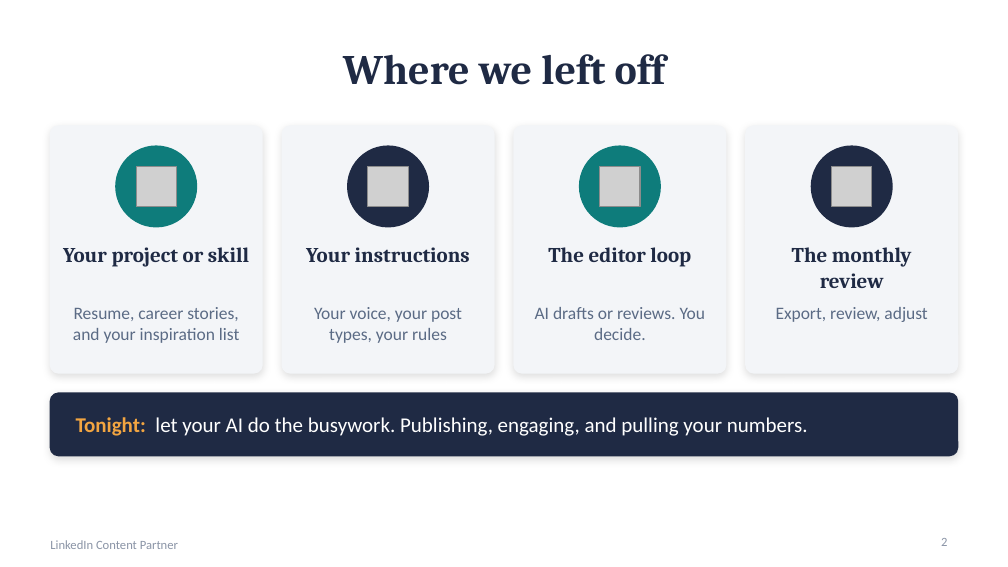
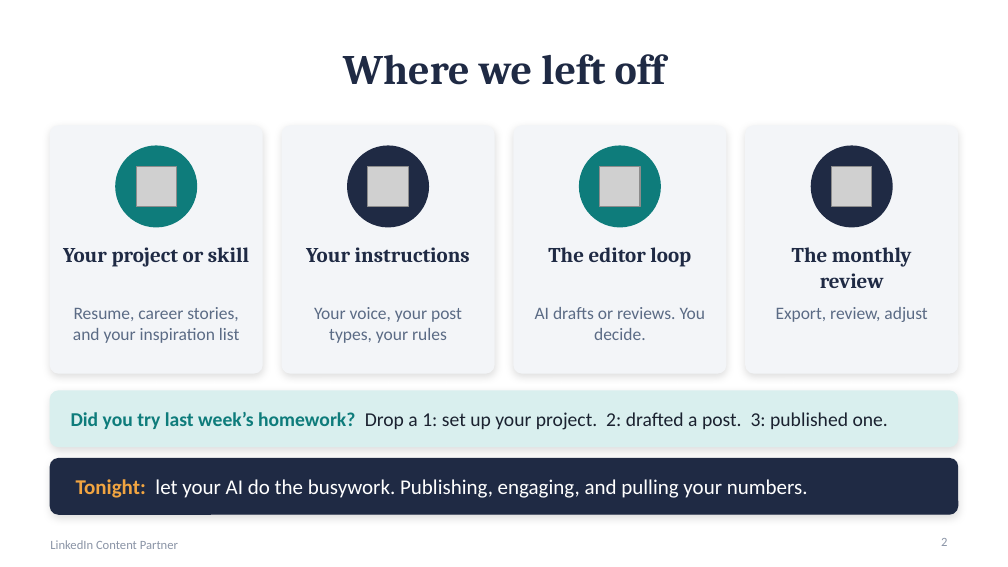
Before and after one commit to crystaljonespmp/LinkedIn-Content-Partner-Automation, a slide deck: slide 2 of PowerPoint/LinkedIn-Content-Partner-Automation-Slides.pptx. Drawn at 1008x567 pixels with LibreOffice and Linux fonts; fonts in the diff are those of the drawing; grey boxes stand for pictures. Boxes give left, top, right and bottom in pixels: in the first picture for what was removed or moved away, otherwise in the second. Text is boxed around its words. In the diff, an @@ line names an element or a change of style, - is before the commit and + after.

```diff
--- a/PowerPoint/LinkedIn-Content-Partner-Automation-Slides.pptx
+++ b/PowerPoint/LinkedIn-Content-Partner-Automation-Slides.pptx
@@ rounded rectangle added at [50, 391, 958, 447], fill #D9EFEE, outline #D9EFEE 1 pt @@
@@ text added at [71, 412, 888, 430], 14 pt, text #1B2230 @@
+Did you try last week’s homework? Drop a 1: set up your project. 2: drafted a post. 3: published one.
@@ rounded rectangle: place and size @@
-rounded rectangle at [50, 393, 958, 456]
+rounded rectangle at [50, 459, 958, 514]
@@ rounded rectangle at [50, 459, 958, 514]: proportions changed @@
@@ text "Tonight: let your AI do ...": place and size @@
-text "Tonight: let your AI do ..." at [76, 417, 808, 436]
+text "Tonight: let your AI do ..." at [76, 479, 808, 498]
```
Also in this commit, not shown: 3 other slides changed, 2 other files.
